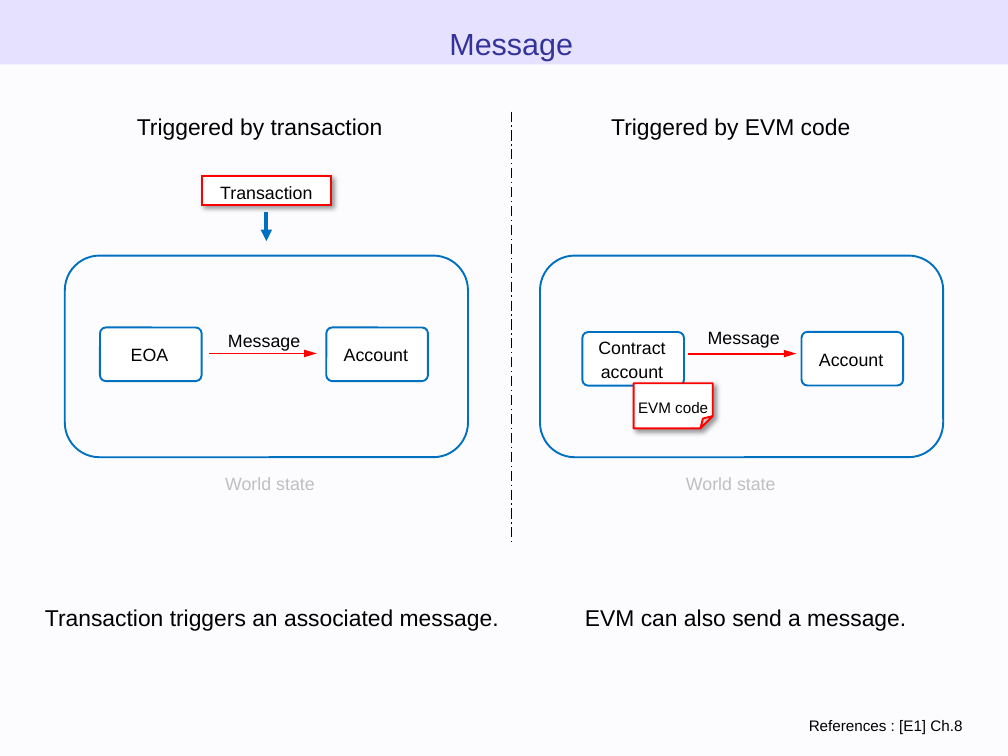
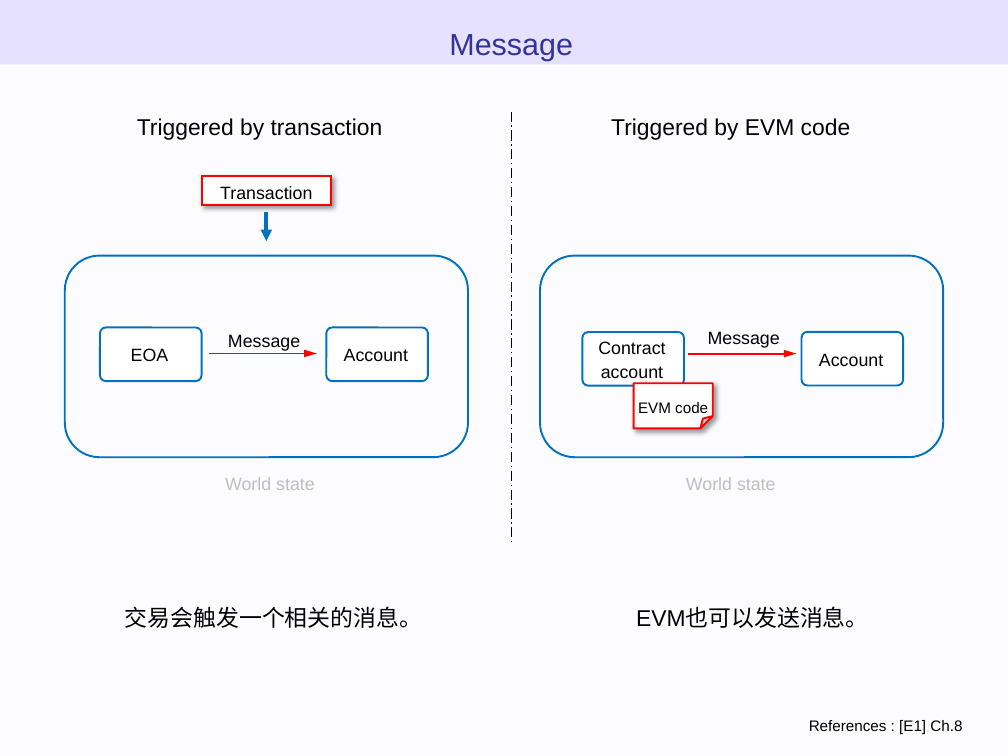
Before and after one commit to WTNO/Evm_Js_Learning, a slide deck: slide 31 of ethereum_evm_illustrated - 翻译.pptx. Drawn at 1008x756 pixels with LibreOffice and Linux fonts; fonts in the diff are those of the drawing. Boxes give left, top, right and bottom in pixels: in the first picture for what was removed or moved away, otherwise in the second. Text is boxed around its words. In the diff, an @@ line names an element or a change of style, - is before the commit and + after.

```diff
--- a/ethereum_evm_illustrated - 翻译.pptx
+++ b/ethereum_evm_illustrated - 翻译.pptx
@@ text at [125,606,422,628]: text changed @@
-Transaction triggers an associated message.
+交易会触发一个相关的消息。
@@ text at [636,607,868,628]: text changed @@
-EVM can also send a message.
+EVM也可以发送消息。
```
Also in this commit, not shown: 10 other slides changed.
